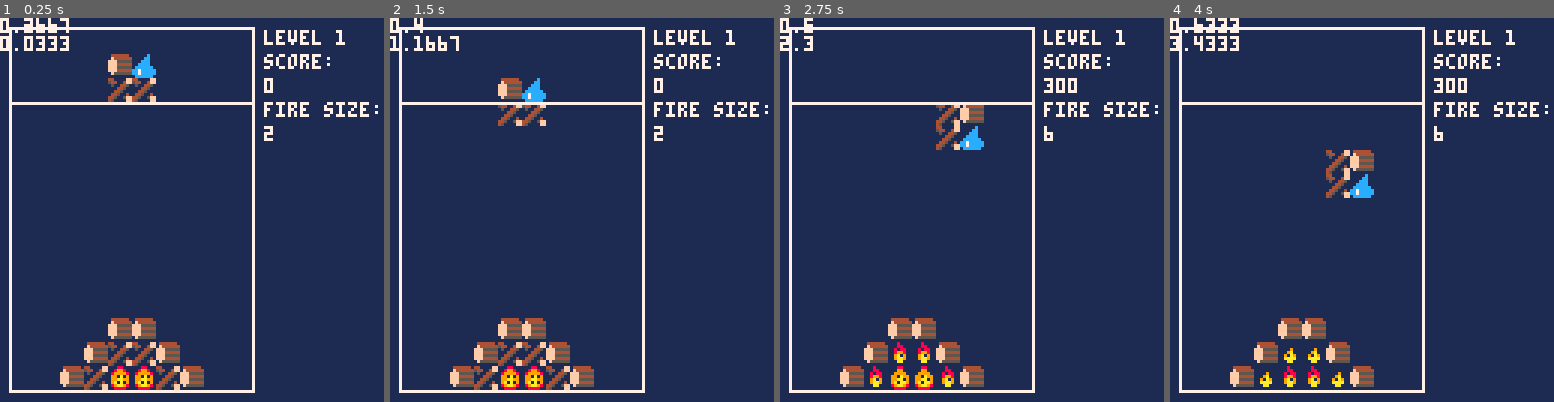
Above: before the commit, frames 1-4 (left to right).
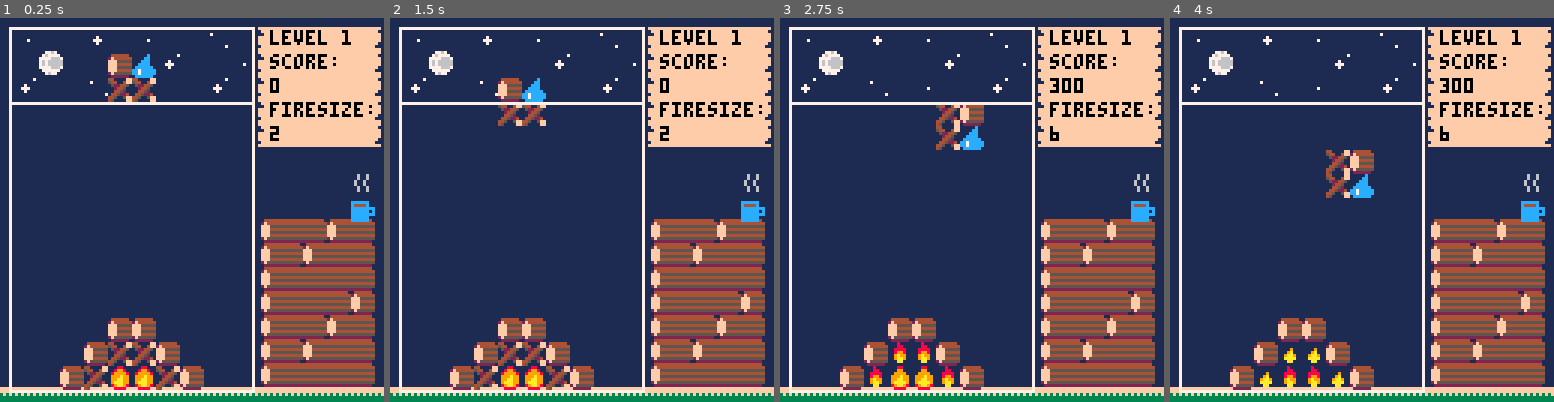
Above: after the commit, the same moments.

Repository: josephmarksjr/ludum-dare-46-keep-it-alive
Game: PICO-8 cartridge ld_46_keep_it_alive.p8
Two runs of this game, one before a commit and one after it. Both use one fixed random seed, a clock stepped at 60 frames per second and the inputs below.
Inputs:
- Up to frame 1 (0.25 s): no input
- Up to frame 2 (1.5 s): no input
- Up to frame 3 (2.75 s): hold Right 1.6-2.1 s; hold Up 2.15-2.42 s; hold Right from 2.47 s (still down)
- Up to frame 4 (4 s): release Right at 3.03 s; hold Left 3.08-3.58 s; hold Down 3.63-3.97 s

The runs differ from the first frame. In frame 1, 28% of the frame differs, in the area x 0-100%, y 0-100%; in frame 2, 28%; in frame 3, 27%; in frame 4, 28%.

Commit message:
Style things up

Diff:
--- a/ld_46_keep_it_alive.p8
+++ b/ld_46_keep_it_alive.p8
@@ -101,6 +101,9 @@
 
 	color(7)
 
+	map(0,0,5,3,bw+6,bh+8)
+	spr(109,-3,bh*8+3)
+
  rect(c.x-1,c.y-1,(c.x)+(bw*8),(c.y)+(bh*8))
 
 	for i=0,bw do
@@ -111,19 +114,19 @@
 
 	draw_f()
 
-	print(counter)
-	print(last)
+	color(0)
 
 	print("level "..
-	 level,c.x+(bw*8)+4,c.y
+	 level,c.x+2+(bw*8)+4,c.y
 	)
 
-	print("score:",c.x+(bw*8)+4,c.y+8)
-	print(score,c.x+(bw*8)+4,c.y+16)
-
-	print("fire size:",c.x+(bw*8)+4,c.y+24)
-	print(fs,c.x+(bw*8)+4,c.y+32)
-
+	print("score:",c.x+2+(bw*8)+4,c.y+8)
+	print(score,c.x+2+(bw*8)+4,c.y+16)
+
+	print("firesize:",c.x+2+(bw*8)+4,c.y+24)
+	print(fs,c.x+2+(bw*8)+4,c.y+32)
+
+	color(7)
 	line(c.x,(c.y+(3*8)),c.x+(bw*8),(c.y+(3*8)))
 
 	if(not playing)then
@@ -550,26 +553,26 @@
 
 
 __gff__
-0000000000000000000000000000000000000000000000000000000000000000000000000000000000000000000000000000000000000000000000000000000000000000000000000000000000000000080808080808080808080000000000000808080808080808080800000000000000000000000000000000000000000000
+0000000000000000000000000000000000000000000000000000000000000000000000000000000000000000000000000000000000000000000000000000000000000000000000000000000008000000000808080808080808080000000000000808080808080808080800000008000000000000000000000000000000000000
 0000000000000000000000000000000000000000000000000000000000000000000000000000000000000000000000000000000000000000000000000000000000000000000000000000000000000000000000000000000000000000000000000000000000000000000000000000000000000000000000000000000000000000
 __map__
-2121212121212121212121032121212109090909090909090909090909090909030303030303030303030303030303030909090909090909090909090909090921212121212121212121212121212121212121212121212121212100000000000000000000000000000000000000000000000000000000000000000000000000
-0909090909090909090909090909090909090909090909090909090909090909032103030321210303210321030321030909090909090909090909090909090921212121212121212121212121212121212121212121212121212100000000000000000000000000000000000000000000000000000000000000000000000000
-0909090909090909090909090909090909090909090909090909090909090909032103030321032103210321030321030909090909090909090909090909090921212121212121212121212121212121212121212121212121212100000000000000000000000000000000000000000000000000000000000000000000000000
-2121212121212121212121212121212109090909090909090909090909090909032103030321032103210321030321030909090909090909090909090909090921212121212121212121212121212121212121212121212121212100000000000000000000000000000000000000000000000000000000000000000000000000
-0101010101010101010101010101010121212102022121212121210202212121032103030321032103212121210321032121210202212121090909090909090921212121212121212121212121212121212121212121212121212100000000000000000000000000000000000000000000000000000000000000000000000000
-0101010101010101010101010101010121212102022121212121210202212121032103030321032103030321030321032121210202212121090909090909090921212121212121212121212121212121212121212121212121212100000000000000000000000000000000000000000000000000000000000000000000000000
-0101010101010101010101010101010121212102022121212121210202212121032121210321210303030321030321032121210202212121090909090909090921212121212121212121212121212121212121212121212121212100000000000000000000000000000000000000000000000000000000000000000000000000
-2121212121212121212121212121212121212102022121212121210202212121030303030303030303030303030303032121210202212121111111111111111121212121212121212121212121212121212121212121212121212121212100000000000000000000000000000000000000000000000000000000000000000000
-0202020202020202020202020202020202020202020202020202020202020202030303030303030303030303030303030202020202020202020202020202020202020202020202020202020202020202212121212121212121212121212100000000000000000000000000000000000000000000000000000000000000000000
-0202020202020202020202020202020202020202020202020202020202020202030303030303030303030303030303030202020202020202020202020202020202020202020202020202020202020202212121212121212121212121212100000000000000000000000000000000000000000000000000000000000000000000
-0202020202020202020202020202020202020202020202020202020202020202030303030303030303030303030303030202020202020202020202020202020202020202020202020202020202020202212121212121212121212121212100000000000000000000000000000000000000000000000000000000000000000000
-0101010101010101010101010101010101010101010101010101010101010101010101010101010101010101010101010101010101010101010101010101010101010101010101010101010101010101212121212121212121212121212100000000000000000000000000000000000000000000000000000000000000000000
-0000000000000000260000000000000000000000000000000000170000000000000000000000000021212121212121272121212121212127212121212121212121212121212121212121212121212121212121212121212121212121212100000000000000000000000000000000000000000000000000000000000000000000
-0000000000000000260000000000000000000000000000000000000000000000000000000021212121212121212121272121212121212127212121212121212121212121212121212121212121212121212121212121212121212121212100000000000000000000000000000000000000000000000000000000000000000000
-0000000000000000000000000015000000000000000000000000000000000000000015151515151515132121212112001321212121212127212121212121212121212121212121212121212121212121212121212121212121212121212100000000000000000000000000000000000000000000000000000000000000000000
-0000000000000000000000160016160000000000000000000000000000252127212624001616161600001513211224242413212121212127212121212121212121212121212121212121212121212121212121212121212121212121212100000000000000000000000000000000000000000000000000000000000000000000
-0000000000000000000000002c2121212121212112132121212121261c2521272122162321212121220000161700241c240029212121212721212121212c2121212c2121212121212121212121212121212121212121212121212121212100000000000000000000000000000000000000000000000000000000000000000000
+340000350034000033004b515151584c00000009090909090909090909090909030303030303030303030303030303030909090909090909090909090909090921212121212121212121212121212121212121212121212121212100000000000000000000000000000000000000000000000000000000000000000000000000
+003200000000310000344b515151584c00000000090909090909090909090909032103030321210303210321030321030909090909090909090909090909090921212121212121212121212121212121212121212121212121212100000000000000000000000000000000000000000000000000000000000000000000000000
+310000330034000031004b515151584c00000000090909090909090909090909032103030321032103210321030321030909090909090909090909090909090921212121212121212121212121212121212121212121212121212100000000000000000000000000000000000000000000000000000000000000000000000000
+000000000000000000004b515151584c00000000090909090909090909090909032103030321032103210321030321030909090909090909090909090909090921212121212121212121212121212121212121212121212121212100000000000000000000000000000000000000000000000000000000000000000000000000
+000000000000000000004b515151584c00000000022121212121210202212121032103030321032103212121210321032121210202212121090909090909090921212121212121212121212121212121212121212121212121212100000000000000000000000000000000000000000000000000000000000000000000000000
+0000000000000000000000000000000000000000002121212121210202212121032103030321032103030321030321032121210202212121090909090909090921212121212121212121212121212121212121212121212121212100000000000000000000000000000000000000000000000000000000000000000000000000
+00000000000000000000000000007c0000000000002121212121210202212121032121210321210303030321030321032121210202212121090909090909090921212121212121212121212121212121212121212121212121212100000000000000000000000000000000000000000000000000000000000000000000000000
+00000000000000000000000000007b0000000000002121212121210202212121030303030303030303030303030303032121210202212121111111111111111121212121212121212121212121212121212121212121212121212121212100000000000000000000000000000000000000000000000000000000000000000000
+000000000000000000006b4149405e0000000000020202020202020202020202030303030303030303030303030303030202020202020202020202020202020202020202020202020202020202020202212121212121212121212121212100000000000000000000000000000000000000000000000000000000000000000000
+000000000000000000006b494041490000000000020202020202020202020202030303030303030303030303030303030202020202020202020202020202020202020202020202020202020202020202212121212121212121212121212100000000000000000000000000000000000000000000000000000000000000000000
+000000000000000000006b434141490000000000000202020202020202020202030303030303030303030303030303030202020202020202020202020202020202020202020202020202020202020202212121212121212121212121212100000000000000000000000000000000000000000000000000000000000000000000
+000000000000000000006b4143495b0000000000010101010101010101010101010101010101010101010101010101010101010101010101010101010101010101010101010101010101010101010101212121212121212121212121212100000000000000000000000000000000000000000000000000000000000000000000
+000000000000000000006b414940490000000000000000000000170000000000000000000000000021212121212121272121212121212127212121212121212121212121212121212121212121212121212121212121212121212121212100000000000000000000000000000000000000000000000000000000000000000000
+000000000000000000006b494041490000000000000000000000000000000000000000000021212121212121212121272121212121212127212121212121212121212121212121212121212121212121212121212121212121212121212100000000000000000000000000000000000000000000000000000000000000000000
+000000000000000000006b414141490000000000000000000000000000000000000015151515151515132121212112001321212121212127212121212121212121212121212121212121212121212121212121212121212121212121212100000000000000000000000000000000000000000000000000000000000000000000
+6d6d6d6d6d6d6d6d6d6d6d6d6d6d6d6d00000000000000000000000000252127212624001616161600001513211224242413212121212127212121212121212121212121212121212121212121212121212121212121212121212121212100000000000000000000000000000000000000000000000000000000000000000000
+000000000000000000000000000000000000000012132121212121261c2521272122162321212121220000161700241c240029212121212721212121212c2121212c2121212121212121212121212121212121212121212121212121212100000000000000000000000000000000000000000000000000000000000000000000
 2121212121210021002121212c2121212121212122232121212121221623212721212121212121212126252121222424242321212121120013212121212c2121212c2121121513212121212121212121212121212121212121212121212100000000000000000000000000000000000000000000000000000000000000000000
 2121212121210021210021212c21212121212121212121212121212121212127212121211217171717162521212122002321212121212600251b1b1b1b2c1b1b1b2c1b1b001c25212121212121212121212121212121212121212121212100000000000000000000000000000000000000000000000000000000000000000000
 2121212121212121212121212c2121212121212100000000000000000021212721212121272121212121272121212127212121212121220023212121212c2121212c2121221623212121212121212121212121212121212121212121212100000000000000000000000000000000000000000000000000000000000000000000
Not shown, changed: 58 lines of the sprite sheet (__gfx__) section of ld_46_keep_it_alive.p8
